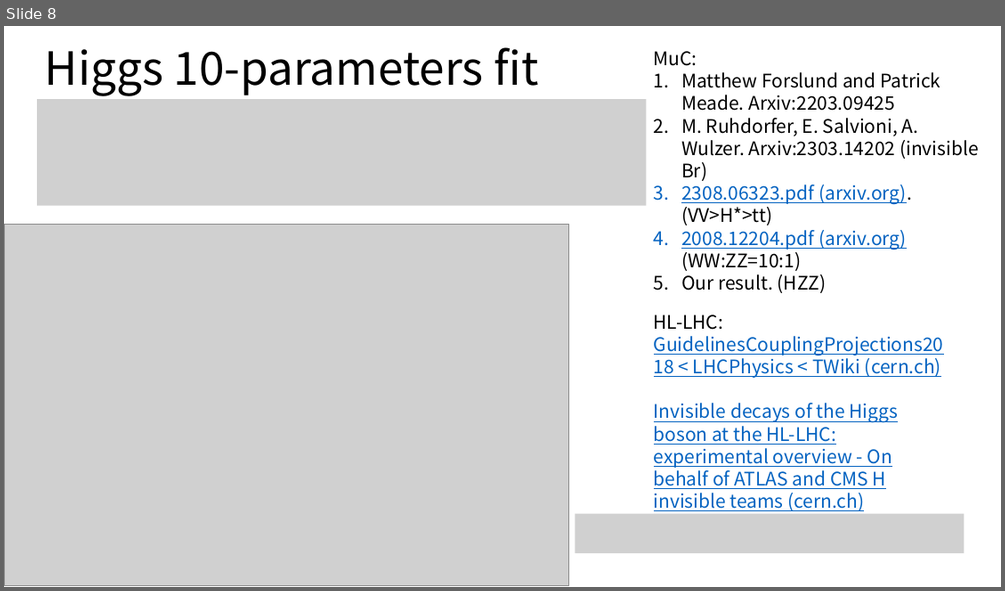
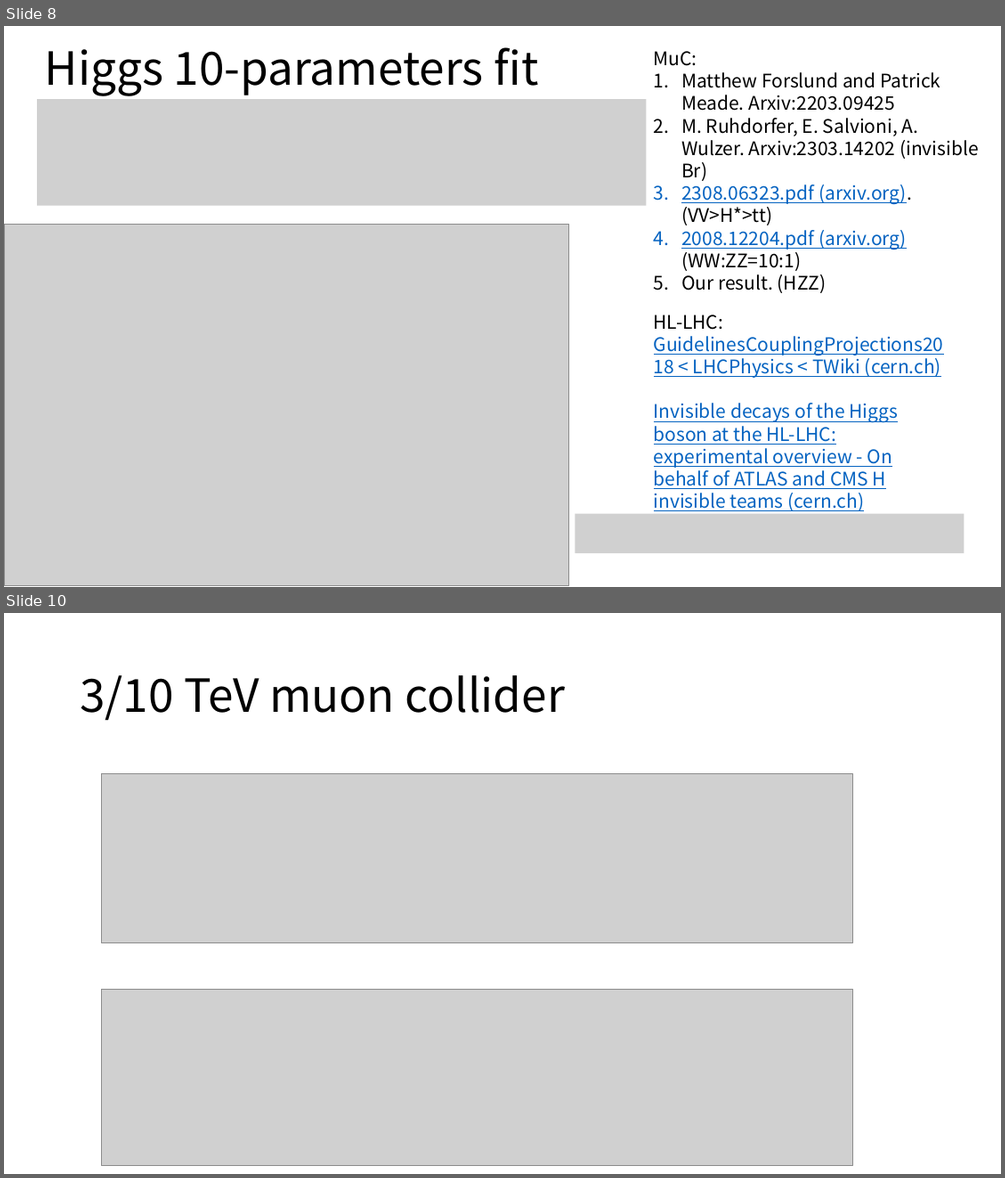
Before and after one commit to ZhenLiuPhys/MuCHiggsInclusive, a slide deck: Previous presentations/HZZ_coupling.pptx. Shown one above the other, each under a label of ours: slide 8 before the commit, slides 8 and 10 after it; the slides between them are not shown. The pictures are 1005x591 and 1005x1178 pixels, drawn with LibreOffice and Linux fonts; fonts in the diff are those of the drawing; grey boxes stand for pictures. Boxes give left, top, right and bottom in pixels: in the first picture for what was removed or moved away, otherwise in the second. Text is boxed around its words. In the diff, an @@ line names an element or a change of style, - is before the commit and + after.

```diff
--- a/Previous presentations/HZZ_coupling.pptx
+++ b/Previous presentations/HZZ_coupling.pptx
@@ slide 10 added at box(4, 613, 1001, 1174), background #FFFFFF @@
@@ title added at box(80, 675, 565, 721), 44 pt, text #000000 @@
+3/10 TeV muon collider
@@ picture added at box(101, 774, 853, 943) @@
@@ picture added at box(101, 989, 853, 1165) @@
```
Also in this commit, not shown: 9 other slides added, 1 other file.
